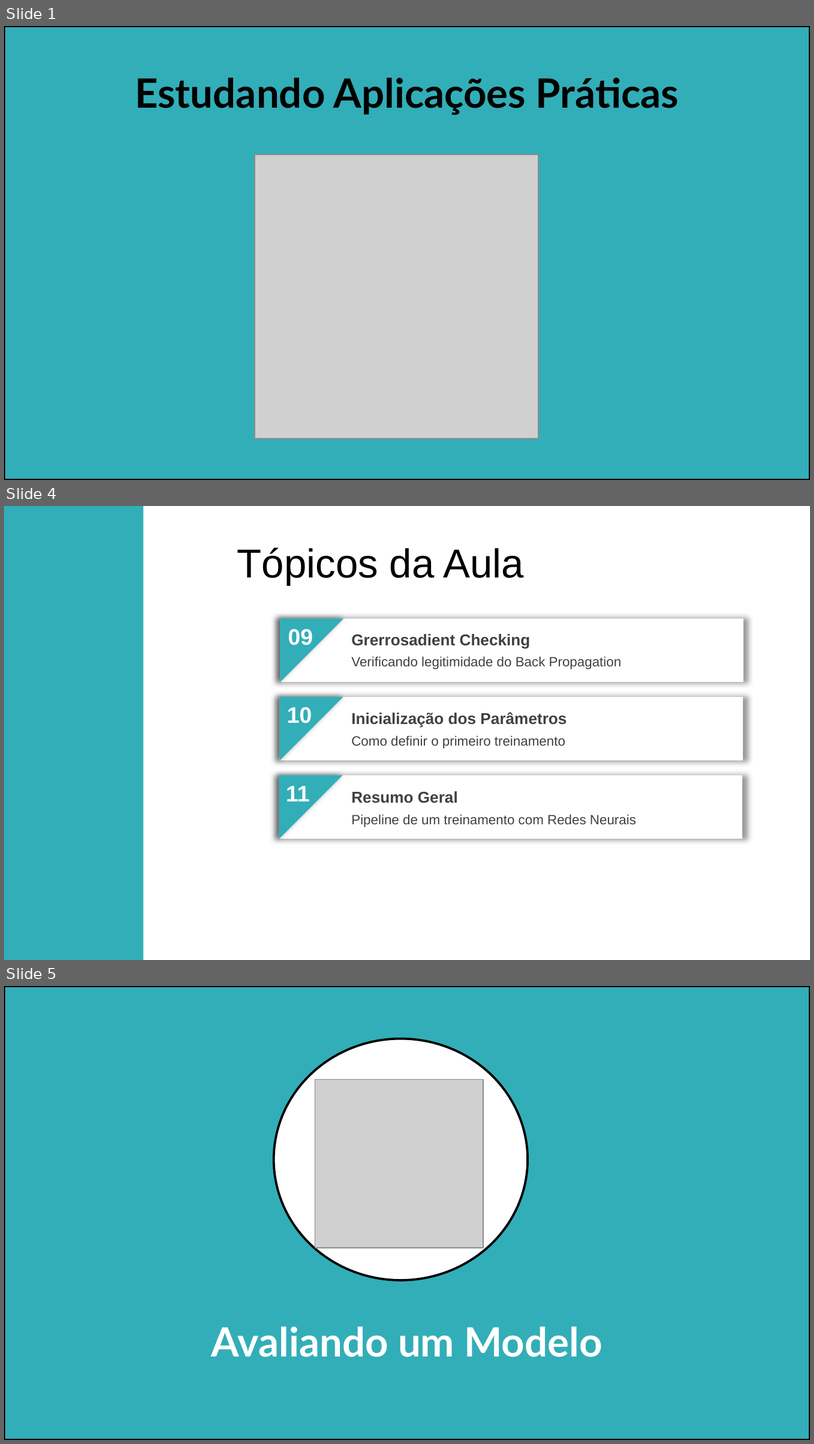
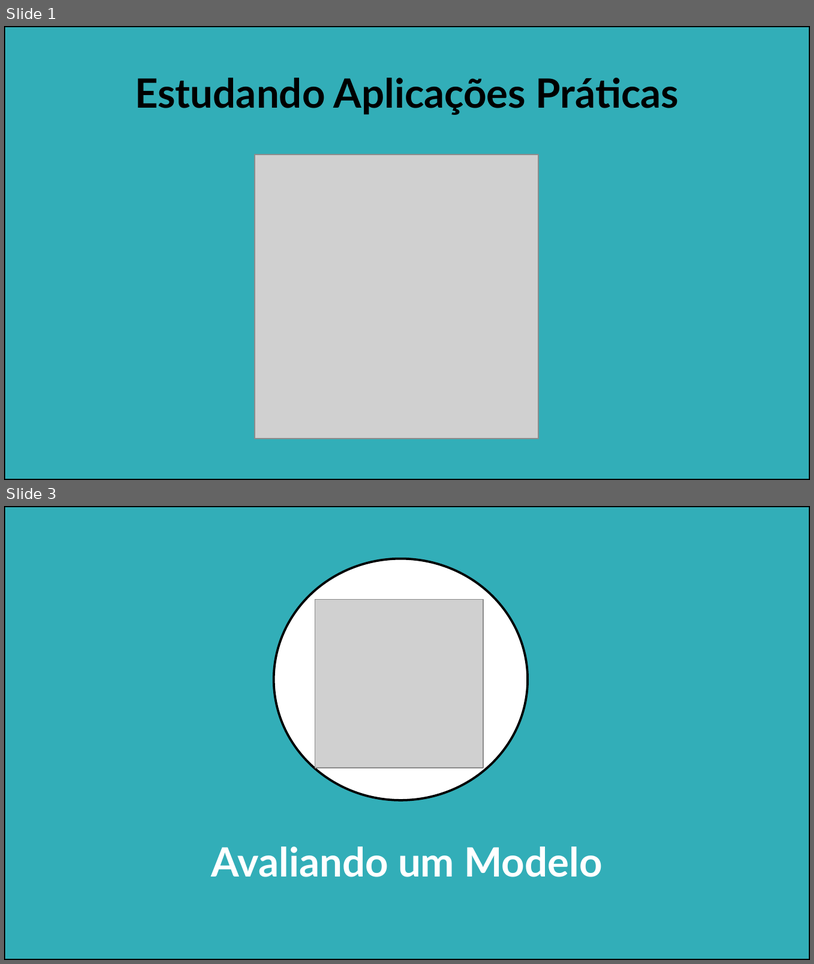
Before and after one commit to APILASTRI/coursera-stanford, a slide deck: machine-learning/notations/semana-6/presentation/09-ml-advices.pptx. Shown one above the other, each under a label of ours: slides 1, 4 and 5 before the commit, slides 1 and 3 after it; the slides between them are not shown. The pictures are 814x1444 and 814x964 pixels, drawn with LibreOffice and Linux fonts; fonts in the diff are those of the drawing; grey boxes stand for pictures; background and template pictures are left out. Boxes give left, top, right and bottom in pixels: in the first picture for what was removed or moved away, otherwise in the second. Text is boxed around its words. In the diff, an @@ line names an element or a change of style, - is before the commit and + after.

```diff
--- a/machine-learning/notations/semana-6/presentation/09-ml-advices.pptx
+++ b/machine-learning/notations/semana-6/presentation/09-ml-advices.pptx
@@ slide 4 removed at box(4, 506, 810, 960), background #FFFFFF @@
@@ rectangle removed at box(4, 506, 144, 959) @@
@@ text removed at box(237, 547, 524, 585) @@
-Tópicos da Aula
@@ rectangle removed at box(281, 619, 744, 682) @@
@@ right triangle removed at box(281, 618, 344, 682) @@
@@ text removed at box(288, 629, 314, 649) @@
-09
@@ text removed at box(351, 634, 531, 648) @@
-Grerrosadient Checking
@@ text removed at box(351, 656, 622, 669) @@
-Verificando legitimidade do Back Propagation
@@ rectangle removed at box(280, 697, 743, 761) @@
@@ right triangle removed at box(280, 697, 344, 761) @@
@@ text removed at box(287, 707, 312, 723) @@
-10
@@ text removed at box(351, 712, 567, 727) @@
-Inicialização dos Parâmetros
@@ text removed at box(351, 735, 566, 748) @@
-Como definir o primeiro treinamento
@@ rectangle removed at box(279, 775, 743, 839) @@
@@ right triangle removed at box(279, 775, 342, 839) @@
@@ text removed at box(286, 786, 309, 801) @@
-11
@@ text removed at box(351, 791, 458, 803) @@
-Resumo Geral
@@ text removed at box(351, 814, 636, 827) @@
-Pipeline de um treinamento com Redes Neurais
@@ what was slide 5 is now slide 3 @@
```
Also in this commit, not shown: 3 slides changed, 5 slides added, 1 other slide removed, 36 other files.
